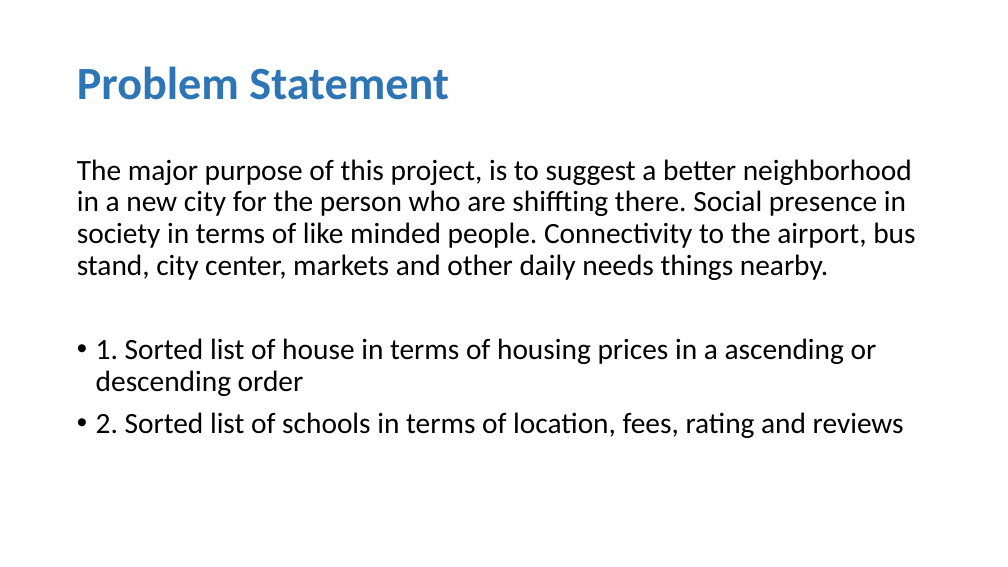
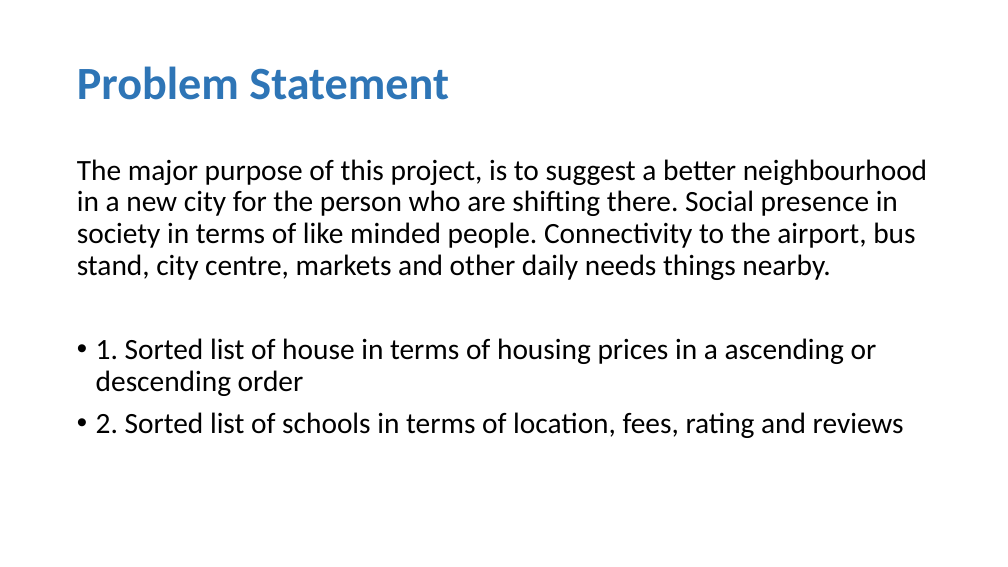
Before and after one commit to shafiq5/Coursera_Capstone, a slide deck: slide 3 of Week5/MyPresentation.pptx. Drawn at 1008x567 pixels with LibreOffice and Linux fonts; fonts in the diff are those of the drawing. Boxes give left, top, right and bottom in pixels: in the first picture for what was removed or moved away, otherwise in the second. Text is boxed around its words. In the diff, an @@ line names an element or a change of style, - is before the commit and + after.

```diff
--- a/Week5/MyPresentation.pptx
+++ b/Week5/MyPresentation.pptx
@@ text at bbox=[77, 159, 927, 280]: text changed @@
-The major purpose of this project, is to suggest a better neighborhood in a new city for the person who are shiffting there. Social presence in society in terms of like minded people. Connectivity to the airport, bus stand, city center, markets and other daily needs things nearby.
+The major purpose of this project, is to suggest a better neighbourhood in a new city for the person who are shifting there. Social presence in society in terms of like minded people. Connectivity to the airport, bus stand, city centre, markets and other daily needs things nearby.
```
Also in this commit, not shown: 3 other slides changed, 9 slides added, 5 slides removed, 2 other files.
